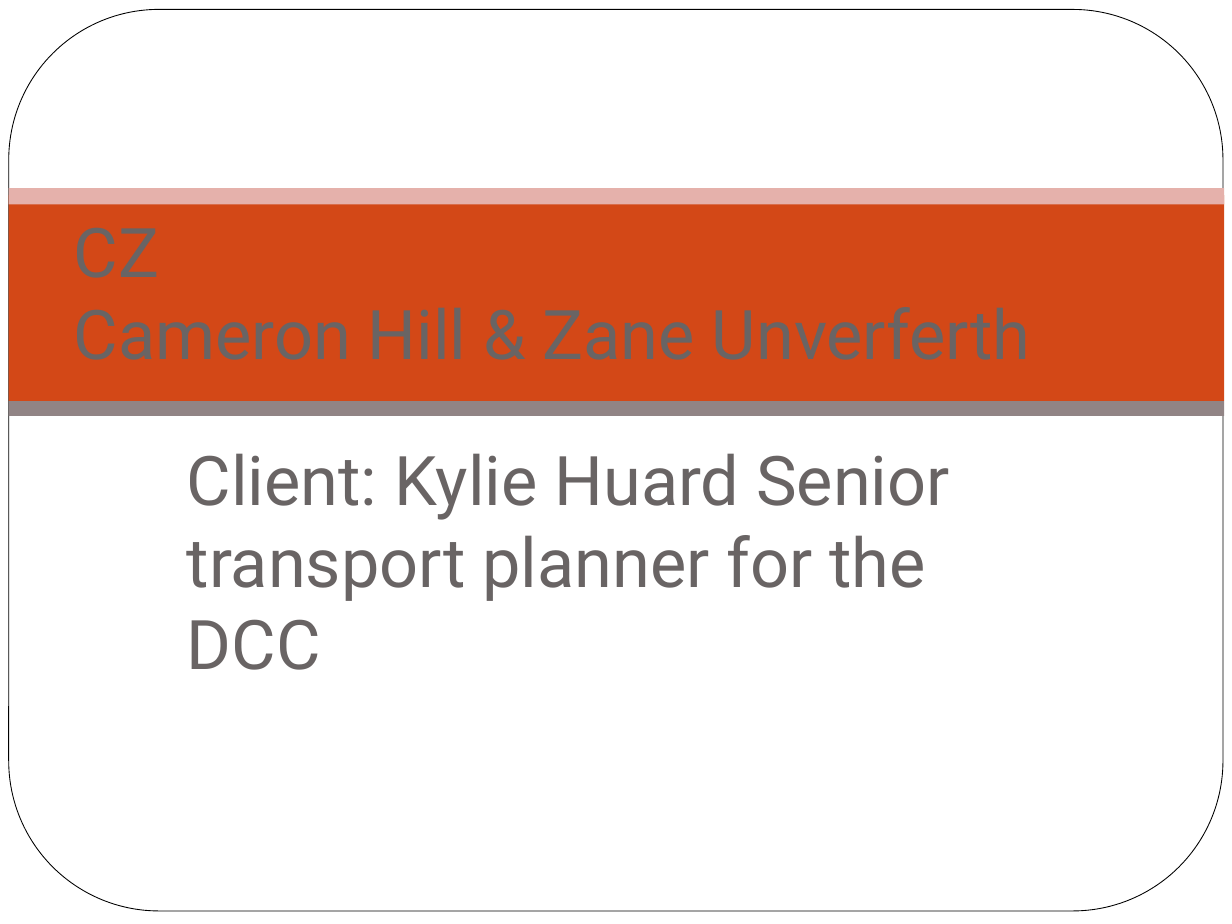
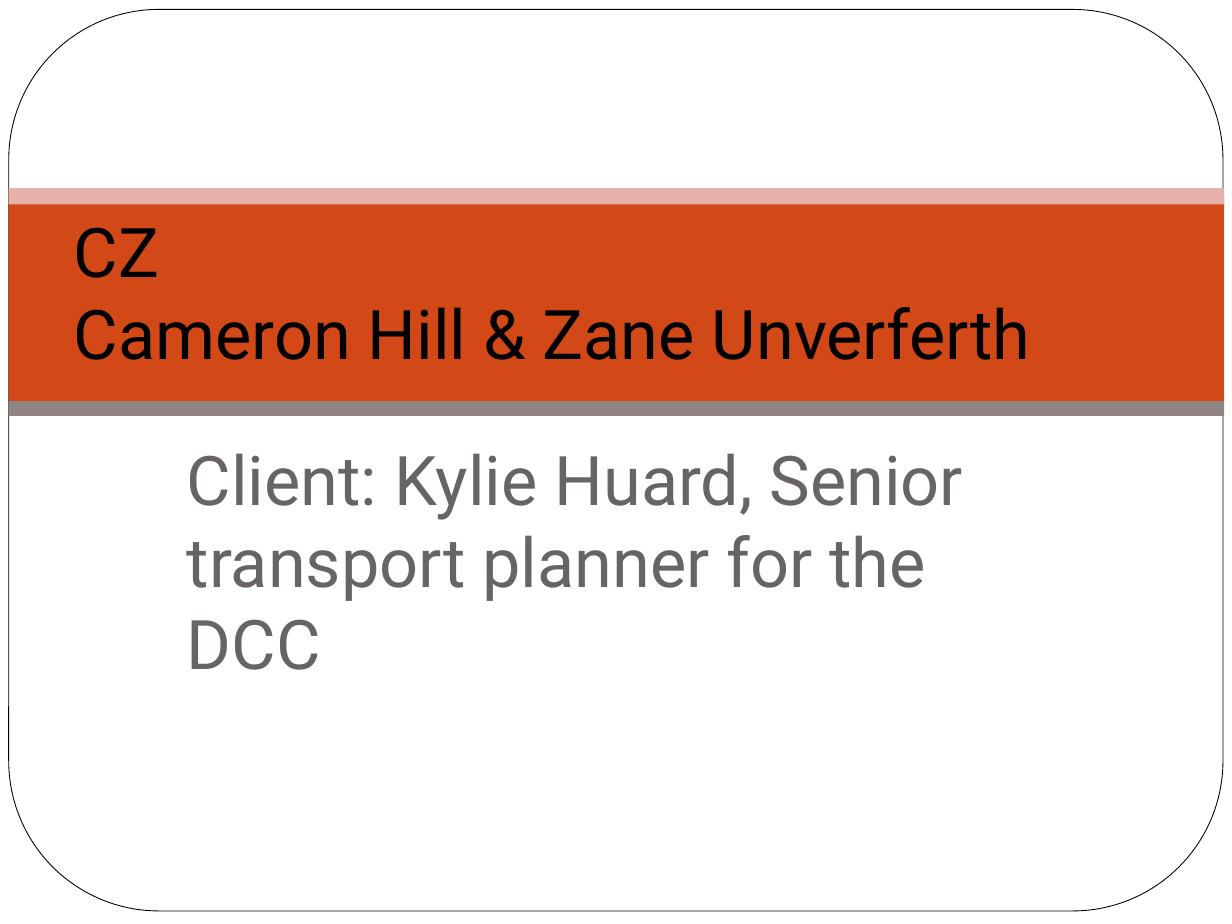
Before and after one commit to unverferthz/Project-2015, a slide deck: slide 1 of CZ Technical Defence (1)Update.ppt. Drawn at 1232x924 pixels with LibreOffice and Linux fonts; fonts in the diff are those of the drawing; background and template pictures are left out. Boxes give left, top, right and bottom in pixels: in the first picture for what was removed or moved away, otherwise in the second. Text is boxed around its words. In the diff, an @@ line names an element or a change of style, - is before the commit and + after.

```diff
--- a/CZ Technical Defence (1)Update.ppt
+++ b/CZ Technical Defence (1)Update.ppt
@@ title "CZ Cameron Hill & Zane ..." at (x1=74, y1=227, x2=1031, y2=360): text colour #696464 to #000000 @@
@@ subtitle at (x1=187, y1=453, x2=963, y2=670): text changed @@
-Client: Kylie Huard Senior transport planner for the DCC
+Client: Kylie Huard, Senior transport planner for the DCC
```
Also in this commit, not shown: 4 other slides changed, 1 other file.
